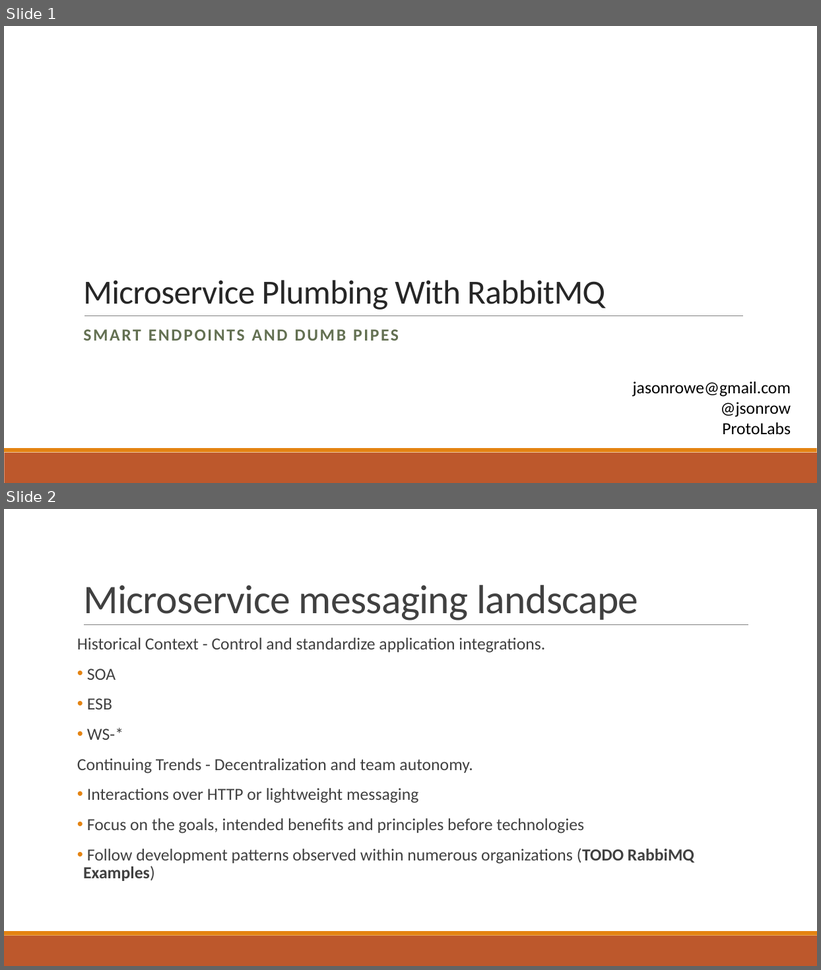
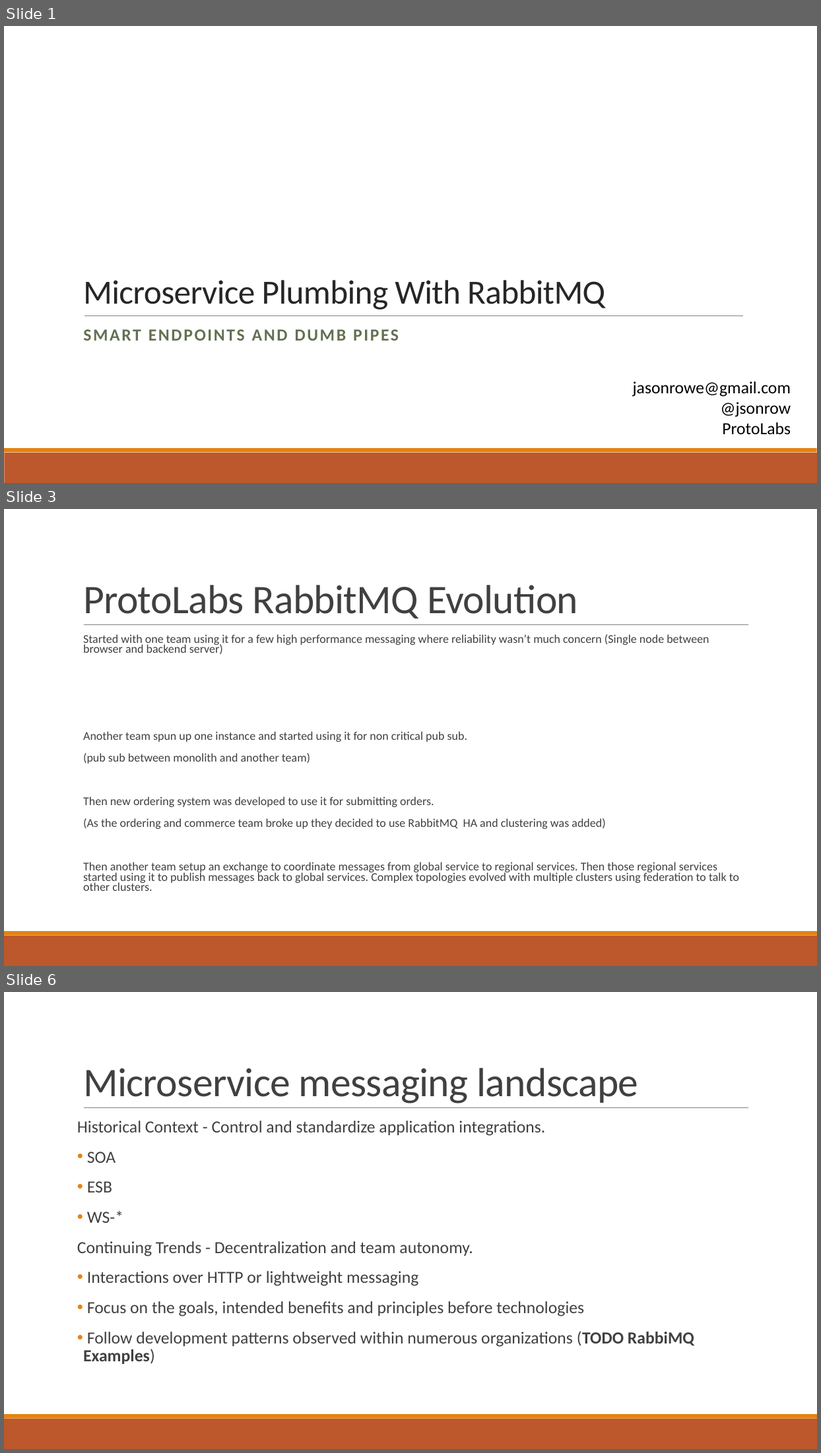
Before and after one commit to JasonRowe/TCCC23, a slide deck: Microservice_plumbing_with_RabbitMQ.pptx. Shown one above the other, each under a label of ours: slides 1 and 2 before the commit, slides 1, 3 and 6 after it; the slides between them are not shown. The pictures are 821x970 and 821x1453 pixels, drawn with LibreOffice and Linux fonts; fonts in the diff are those of the drawing. Boxes give left, top, right and bottom in pixels: in the first picture for what was removed or moved away, otherwise in the second. Text is boxed around its words. In the diff, an @@ line names an element or a change of style, - is before the commit and + after.

Commit message:
work

```diff
--- a/Microservice_plumbing_with_RabbitMQ.pptx
+++ b/Microservice_plumbing_with_RabbitMQ.pptx
@@ slide 3 added at (x1=4, y1=509, x2=817, y2=966), background #FFFFFF; not listed: 3 template elements that a slide beside it also shows @@
@@ title added at (x1=83, y1=585, x2=578, y2=619), 48 pt, text #404040 @@
+ProtoLabs RabbitMQ Evolution
@@ text added at (x1=83, y1=634, x2=739, y2=891), 14 pt, text #404040 @@
+  Started with one team using it for a few high performance messaging where reliability wasn’t much concern (Single node between browser and backend server)
+  Another team spun up one instance and started using it for non critical pub sub.
+  (pub sub between monolith and another team)
+  Then new ordering system was developed to use it for submitting orders.
+  (As the ordering and commerce team broke up they decided to use RabbitMQ HA and clustering was added)
+  Then another team setup an exchange to coordinate messages from global service to regional services. Then those regional services started using it to publish messages back to global services. Complex topologies evolved with multiple clusters using federation to talk to other clusters.
@@ what was slide 2 is now slide 6 @@
```
Also in this commit, not shown: 1 slide changed, 4 other slides added.
